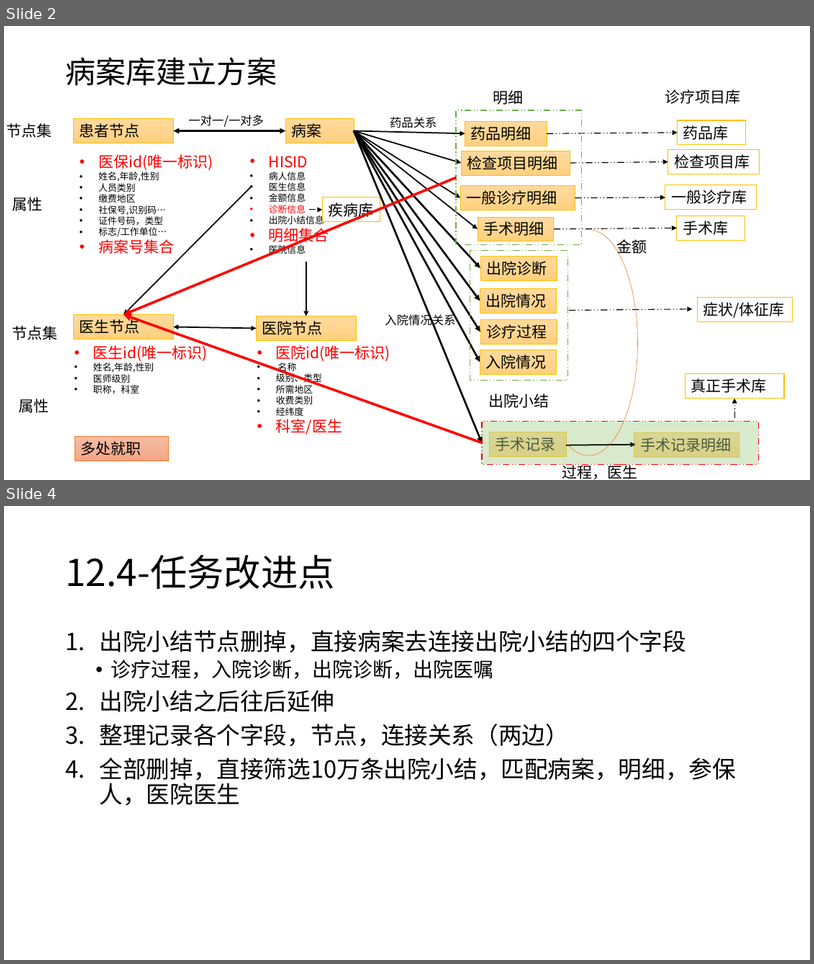
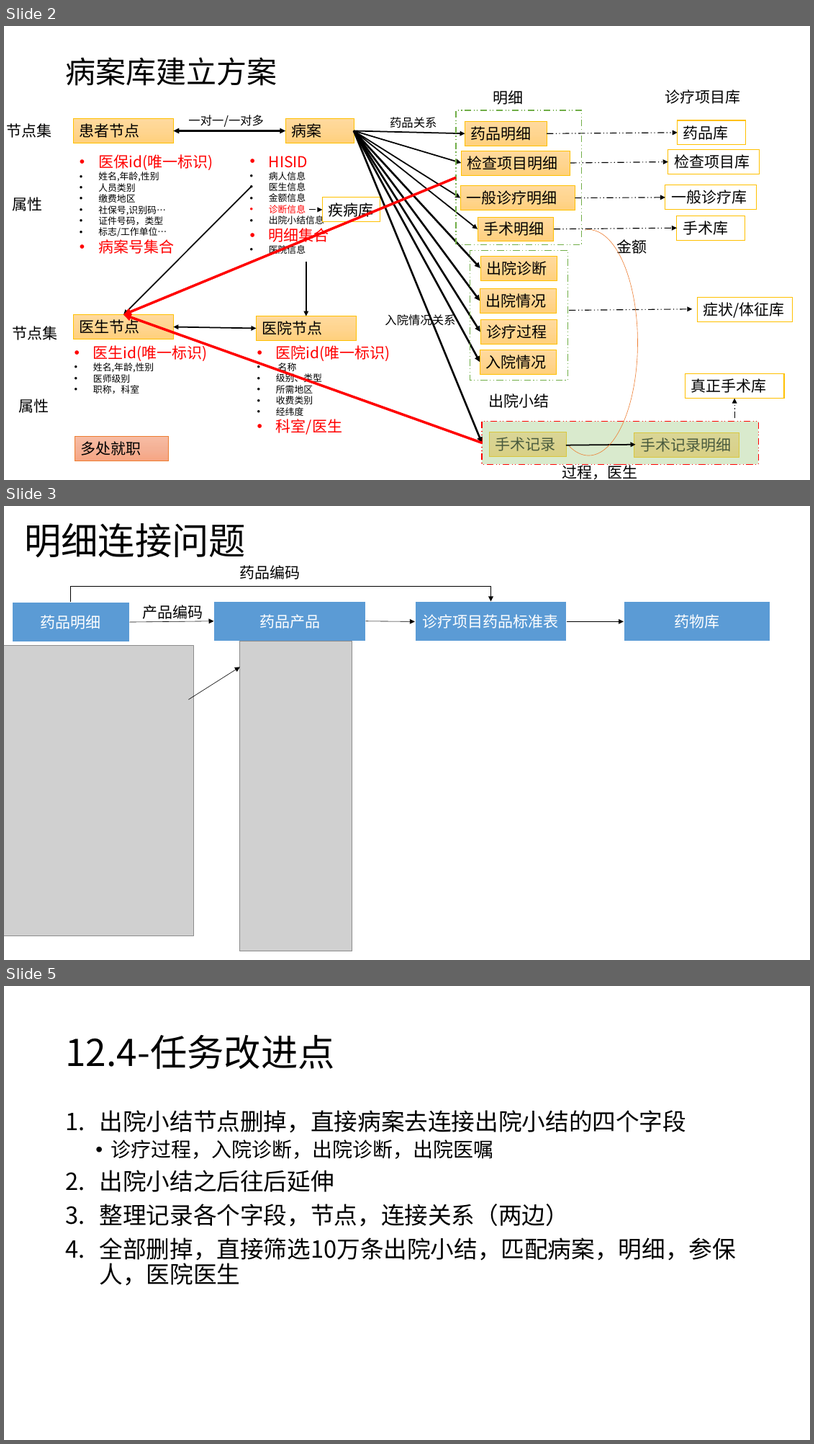
Before and after one commit to zmy1103/GNN_-, a slide deck: 病案库构建/病案库构建方案.pptx. Shown one above the other, each under a label of ours: slides 2 and 4 before the commit, slides 2, 3 and 5 after it; the slides between them are not shown. The pictures are 814x964 and 814x1444 pixels, drawn with LibreOffice and Linux fonts; fonts in the diff are those of the drawing; grey boxes stand for pictures. Boxes give left, top, right and bottom in pixels: in the first picture for what was removed or moved away, otherwise in the second. Text is boxed around its words. In the diff, an @@ line names an element or a change of style, - is before the commit and + after.

```diff
--- a/病案库构建/病案库构建方案.pptx
+++ b/病案库构建/病案库构建方案.pptx
@@ slide 3 added at (x1=4, y1=506, x2=810, y2=960), background #FFFFFF @@
@@ title added at (x1=24, y1=523, x2=246, y2=557), 44 pt, text #000000 @@
+明细连接问题
@@ text added at (x1=239, y1=565, x2=300, y2=579), 18 pt, text #000000 @@
+药品编码
@@ elbow arrow added from (70, 602) to (491, 602), #000000 0.5 pt @@
@@ rectangle added at (x1=12, y1=602, x2=130, y2=642), fill #5B9BD5, outline #FFFFFF 1.5 pt, 18 pt, text #FFFFFF @@
+药品明细
@@ text added at (x1=143, y1=605, x2=203, y2=622), 18 pt, text #000000 @@
+产品编码
@@ rectangle added at (x1=214, y1=601, x2=366, y2=641), fill #5B9BD5, outline #FFFFFF 1.5 pt, 18 pt, text #FFFFFF @@
+药品产品
@@ rectangle added at (x1=415, y1=602, x2=568, y2=642), fill #5B9BD5, outline #FFFFFF 1.5 pt, 18 pt, text #FFFFFF @@
+诊疗项目药品标准表
@@ rectangle added at (x1=624, y1=602, x2=771, y2=642), fill #5B9BD5, outline #FFFFFF 1.5 pt, 18 pt, text #FFFFFF @@
+药物库
@@ arrow added from (130, 622) to (214, 621), #000000 0.5 pt @@
@@ arrow added from (365, 621) to (415, 621), #000000 0.5 pt @@
@@ arrow added from (567, 621) to (624, 621), #000000 0.5 pt @@
@@ picture added at (x1=4, y1=646, x2=194, y2=936) @@
@@ picture added at (x1=240, y1=641, x2=352, y2=951) @@
@@ arrow added from (188, 700) to (240, 667), #000000 0.5 pt @@
@@ what was slide 4 is now slide 5 @@
```
Also in this commit, not shown: 1 slide changed.
